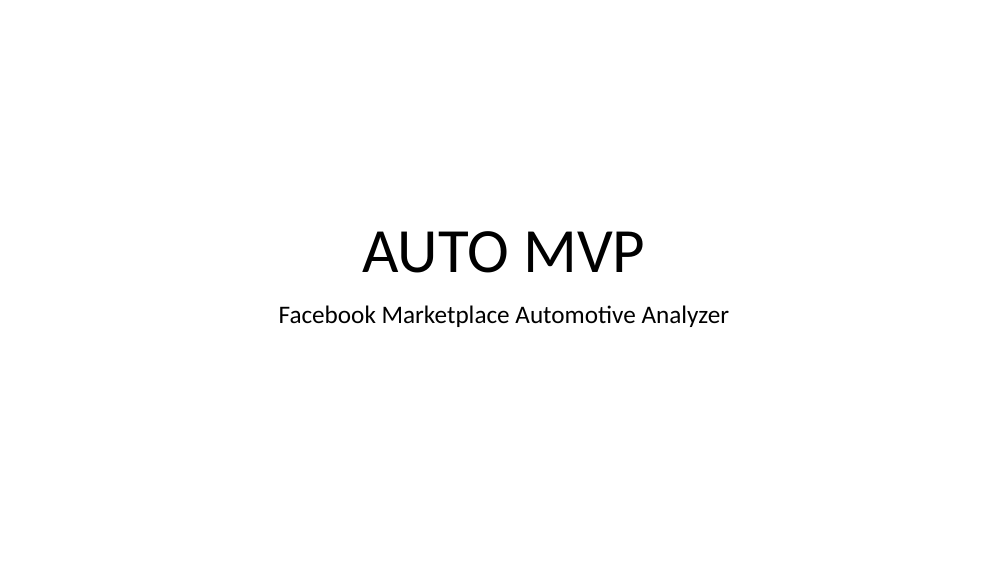
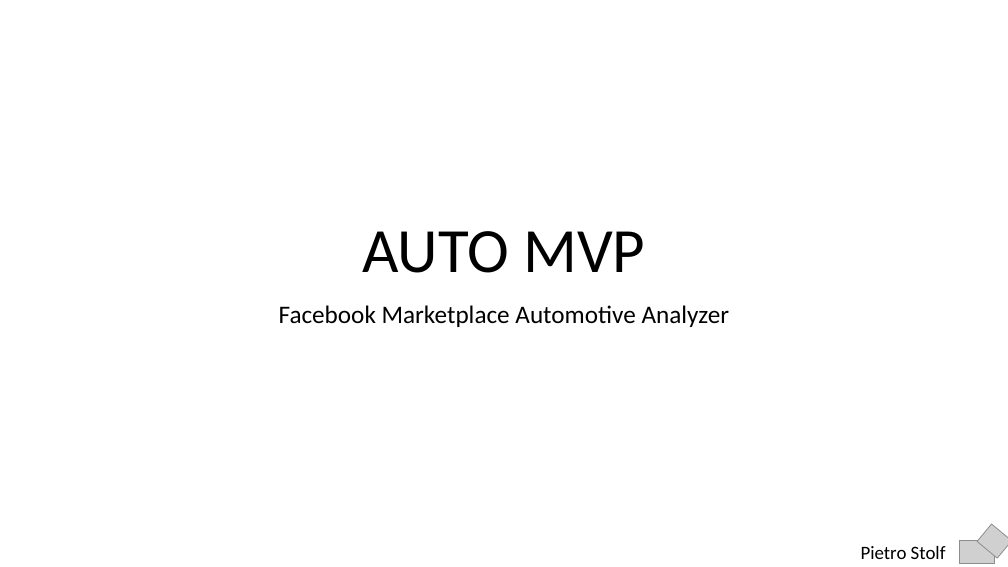
Before and after one commit to pietrostolf/Facebook-Marketplace-Analysis-Dashboard, a slide deck: slide 1 of Presentation/AUTO MVP.pptx. Drawn at 1008x567 pixels with LibreOffice and Linux fonts; fonts in the diff are those of the drawing; grey boxes stand for pictures. Boxes give left, top, right and bottom in pixels: in the first picture for what was removed or moved away, otherwise in the second. Text is boxed around its words. In the diff, an @@ line names an element or a change of style, - is before the commit and + after.

```diff
--- a/Presentation/AUTO MVP.pptx
+++ b/Presentation/AUTO MVP.pptx
@@ picture added at bbox=[977, 524, 1008, 559] @@
@@ text added at bbox=[861, 546, 946, 559], 18 pt, text #000000 @@
+Pietro Stolf
@@ picture added at bbox=[960, 541, 995, 564] @@
```
Also in this commit, not shown: 1 other slide changed, 9 other files.
